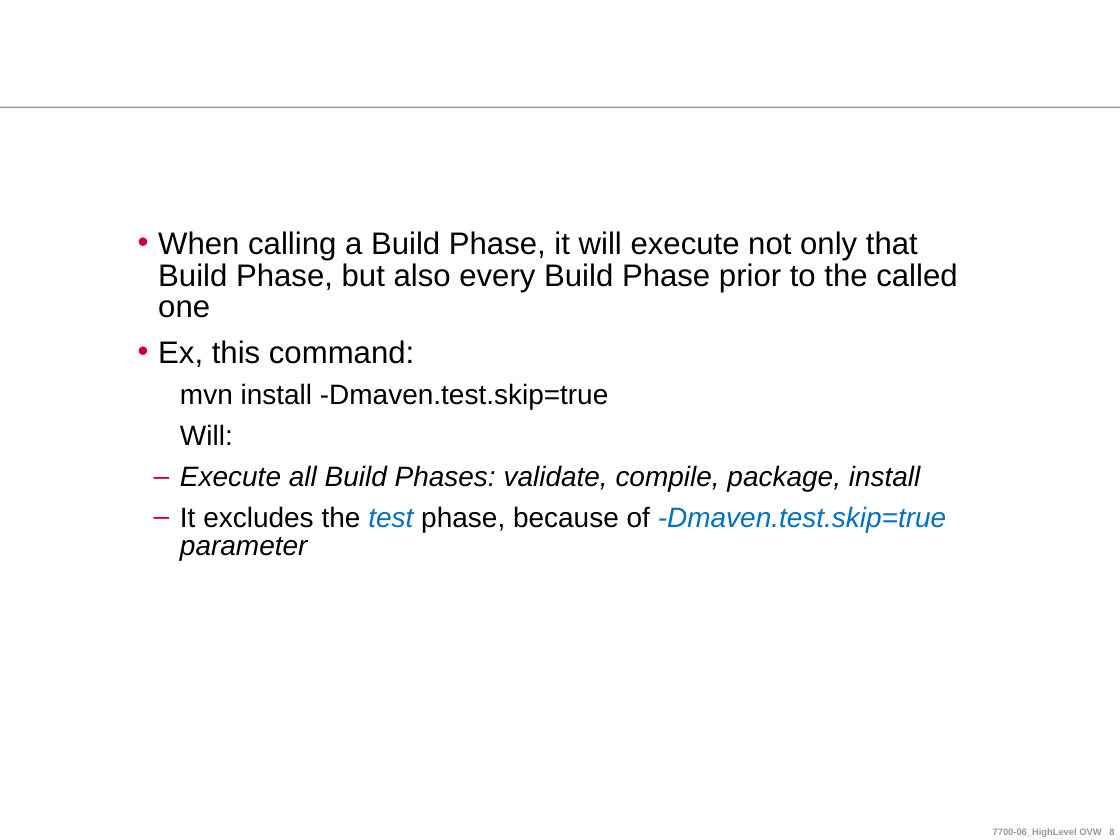
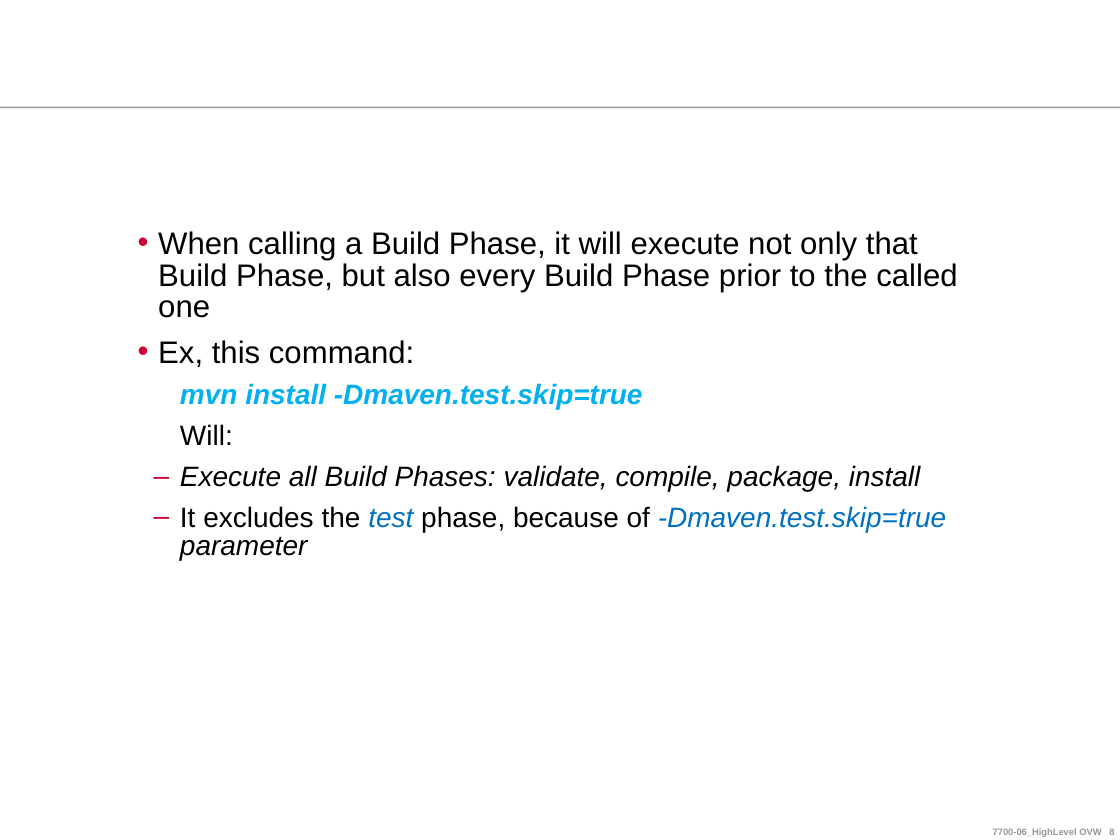
Before and after one commit to ndlongit/longnd-data, a slide deck: slide 8 of Document/Tutorial/Maven for Beginners.ppt. Drawn at 1120x840 pixels with LibreOffice and Linux fonts; fonts in the diff are those of the drawing; background and template pictures are left out. Boxes give left, top, right and bottom in pixels: in the first picture for what was removed or moved away, otherwise in the second. Text is boxed around its words. In the diff, an @@ line names an element or a change of style, - is before the commit and + after.

```diff
--- a/Document/Tutorial/Maven for Beginners.ppt
+++ b/Document/Tutorial/Maven for Beginners.ppt
@@ text at (180,383,643,409): text colour #000000 to #00B0F0, bold on, italic on in "mvn install -Dmaven.test.skip=true" @@
```
Also in this commit, not shown: 2 other slides changed, 1 slide added.
